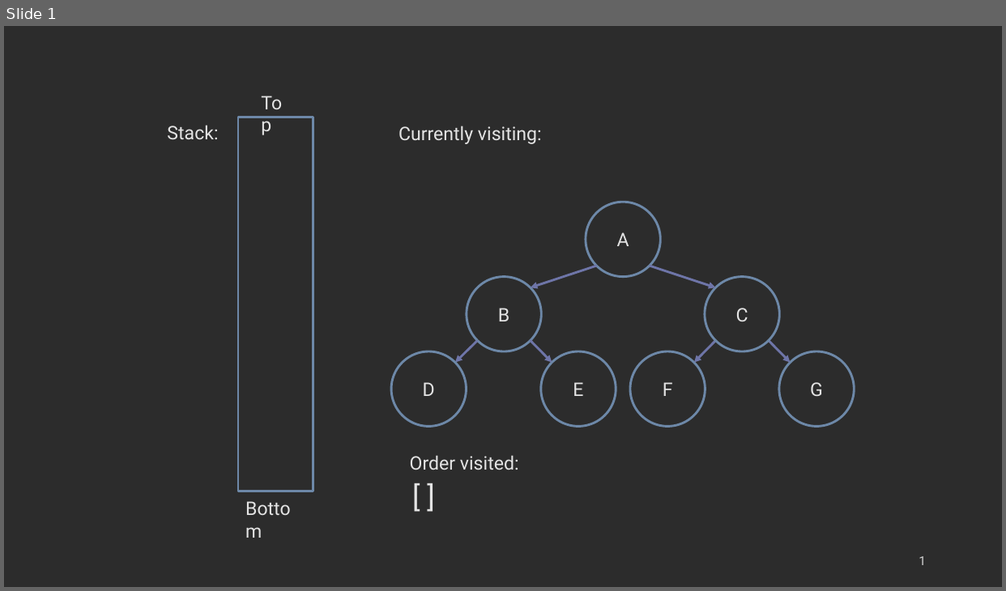
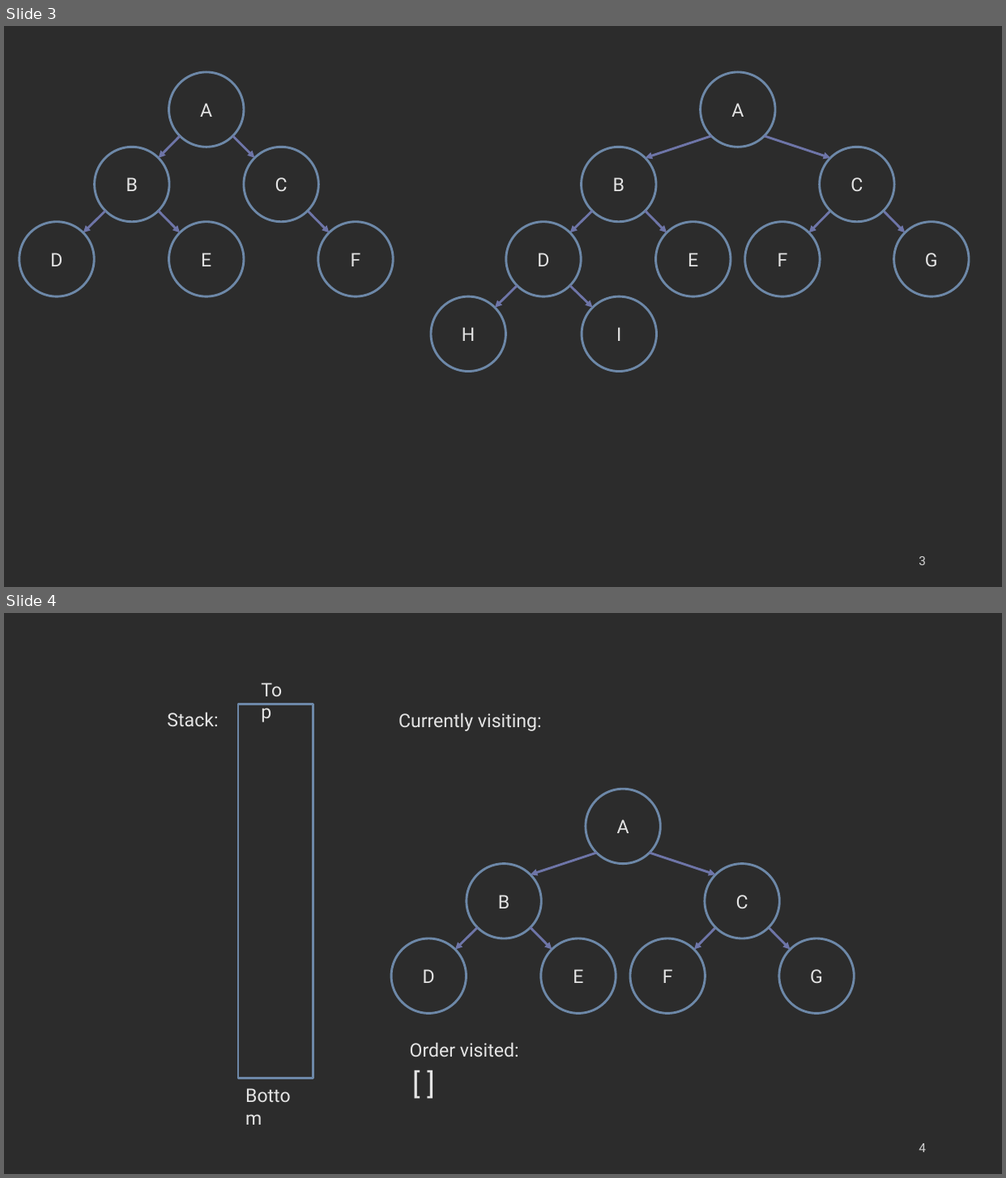
Before and after one commit to COP3530/edugator-content, a slide deck: trees/trees/images-ppt.pptx. Shown one above the other, each under a label of ours: slide 1 before the commit, slides 3 and 4 after it. The pictures are 1006x591 and 1006x1178 pixels, drawn with LibreOffice and Linux fonts; fonts in the diff are those of the drawing. Boxes give left, top, right and bottom in pixels: in the first picture for what was removed or moved away, otherwise in the second. Text is boxed around its words. In the diff, an @@ line names an element or a change of style, - is before the commit and + after.

```diff
--- a/trees/trees/images-ppt.pptx
+++ b/trees/trees/images-ppt.pptx
@@ slide 3 added at (x1=4, y1=26, x2=1002, y2=587), background #2C2C2C @@
@@ ellipse added at (x1=168, y1=72, x2=244, y2=148), outline #6D88A8 2.25 pt, 18 pt, text #E4E4E4 @@
+A
@@ ellipse added at (x1=701, y1=72, x2=775, y2=148), outline #6D88A8 2.25 pt, 18 pt, text #E4E4E4 @@
+A
@@ arrow added from (180, 136) to (158, 158), #6E75A8 2.25 pt @@
@@ arrow added from (233, 136) to (255, 158), #6E75A8 2.25 pt @@
@@ arrow added from (711, 136) to (646, 158), #6E75A8 2.25 pt @@
@@ arrow added from (765, 136) to (830, 158), #6E75A8 2.25 pt @@
@@ ellipse added at (x1=95, y1=148, x2=169, y2=222), outline #6D88A8 2.25 pt, 18 pt, text #E4E4E4 @@
+B
@@ ellipse added at (x1=244, y1=148, x2=318, y2=222), outline #6D88A8 2.25 pt, 18 pt, text #E4E4E4 @@
+C
@@ ellipse added at (x1=582, y1=148, x2=656, y2=222), outline #6D88A8 2.25 pt, 18 pt, text #E4E4E4 @@
+B
@@ ellipse added at (x1=820, y1=148, x2=895, y2=222), outline #6D88A8 2.25 pt, 18 pt, text #E4E4E4 @@
+C
@@ arrow added from (105, 211) to (83, 233), #6E75A8 2.25 pt @@
@@ arrow added from (158, 211) to (180, 233), #6E75A8 2.25 pt @@
@@ arrow added from (308, 211) to (329, 233), #6E75A8 2.25 pt @@
@@ arrow added from (592, 211) to (570, 233), #6E75A8 2.25 pt @@
@@ arrow added from (646, 211) to (667, 233), #6E75A8 2.25 pt @@
@@ arrow added from (830, 211) to (809, 233), #6E75A8 2.25 pt @@
@@ arrow added from (884, 211) to (906, 233), #6E75A8 2.25 pt @@
@@ ellipse added at (x1=19, y1=222, x2=94, y2=297), outline #6D88A8 2.25 pt, 18 pt, text #E4E4E4 @@
+D
@@ ellipse added at (x1=168, y1=222, x2=244, y2=297), outline #6D88A8 2.25 pt, 18 pt, text #E4E4E4 @@
+E
@@ ellipse added at (x1=318, y1=222, x2=394, y2=297), outline #6D88A8 2.25 pt, 18 pt, text #E4E4E4 @@
+F
@@ ellipse added at (x1=506, y1=222, x2=582, y2=297), outline #6D88A8 2.25 pt, 18 pt, text #E4E4E4 @@
+D
@@ ellipse added at (x1=656, y1=222, x2=731, y2=297), outline #6D88A8 2.25 pt, 18 pt, text #E4E4E4 @@
+E
@@ ellipse added at (x1=745, y1=222, x2=820, y2=297), outline #6D88A8 2.25 pt, 18 pt, text #E4E4E4 @@
+F
@@ ellipse added at (x1=894, y1=222, x2=969, y2=297), outline #6D88A8 2.25 pt, 18 pt, text #E4E4E4 @@
+G
@@ arrow added from (517, 286) to (495, 308), #6E75A8 2.25 pt @@
@@ arrow added from (570, 286) to (592, 308), #6E75A8 2.25 pt @@
@@ ellipse added at (x1=431, y1=297, x2=505, y2=372), outline #6D88A8 2.25 pt, 18 pt, text #E4E4E4 @@
+H
@@ ellipse added at (x1=582, y1=297, x2=657, y2=372), outline #6D88A8 2.25 pt, 18 pt, text #E4E4E4 @@
+I
@@ page number added at (x1=918, y1=557, x2=926, y2=565), 12 pt, text #D1D1D1 @@
+3
@@ what was slide 1 is now slide 4 @@
@@ page number at (x1=918, y1=1144, x2=926, y2=1152): text changed @@
-1
+4
```
Also in this commit, not shown: 2 other slides added, 5 other files.
